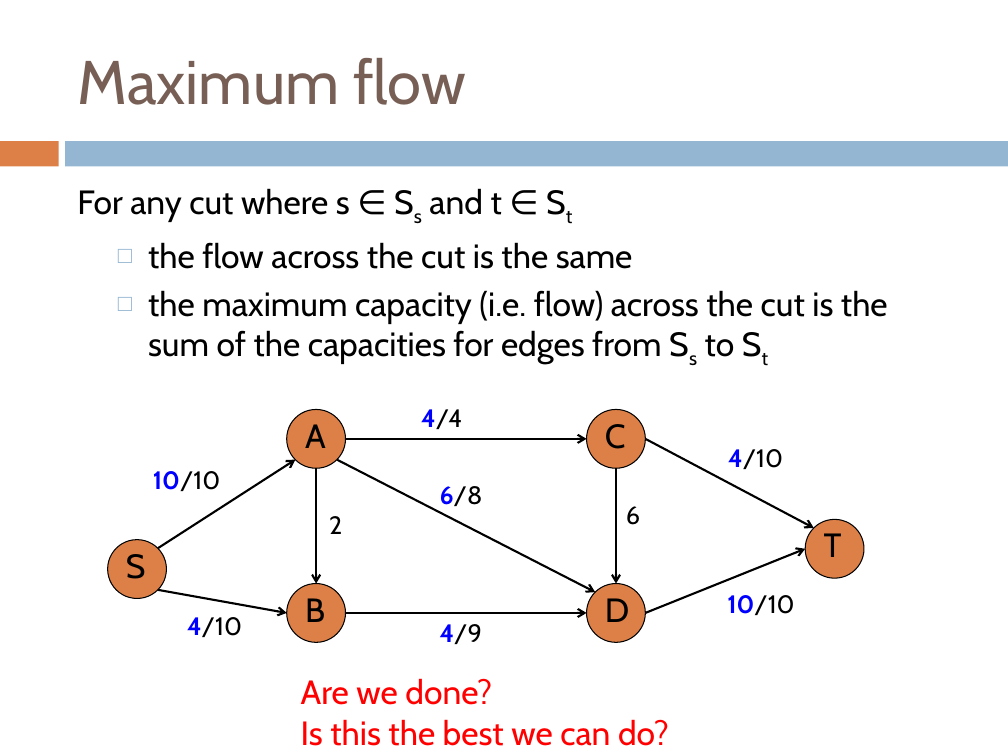
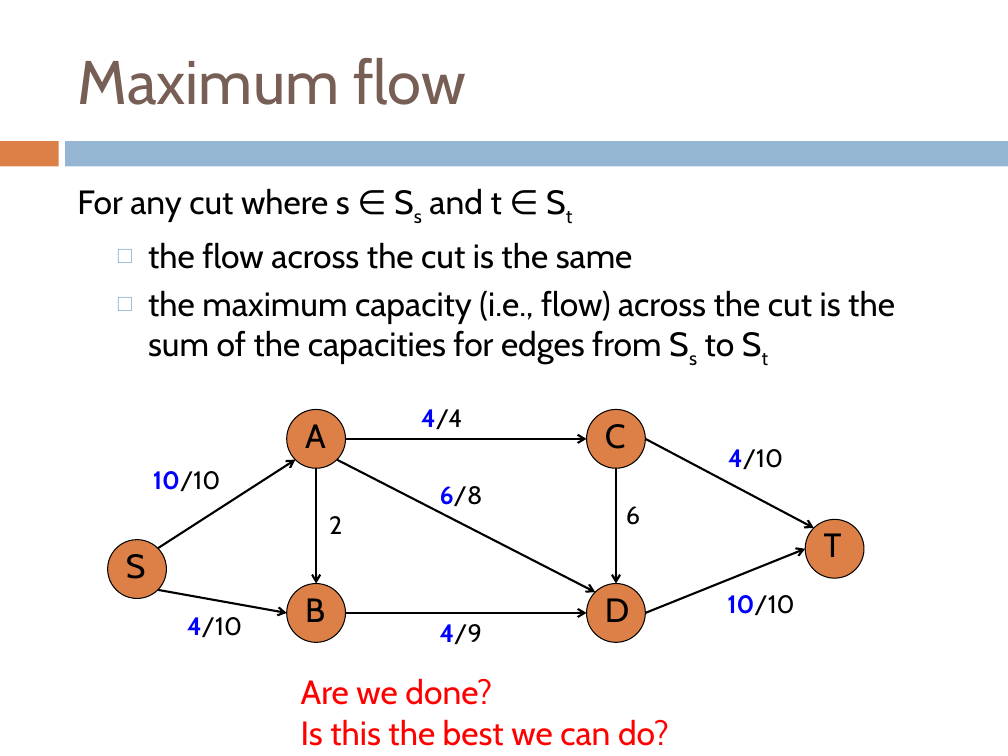
Before and after one commit to Collins-kariuk/Algorithms, a slide deck: slide 48 of Lectures/Lecture 21_Max Flow.pptx (slide 49 before the commit). Drawn at 1008x756 pixels with LibreOffice and Linux fonts; fonts in the diff are those of the drawing. Boxes give left, top, right and bottom in pixels: in the first picture for what was removed or moved away, otherwise in the second. Text is boxed around its words. In the diff, an @@ line names an element or a change of style, - is before the commit and + after.

Commit message:
Review Lecture 21_Max Flow

```diff
--- a/Lectures/Lecture 21_Max Flow.pptx
+++ b/Lectures/Lecture 21_Max Flow.pptx
@@ text at (148,290,895,364): text changed @@
-  □ the maximum capacity (i.e. flow) across the cut is the sum of the capacities for edges from Ss to St
+  □ the maximum capacity (i.e., flow) across the cut is the sum of the capacities for edges from Ss to St
```
Also in this commit, not shown: 14 other slides changed, 1 slide removed.
